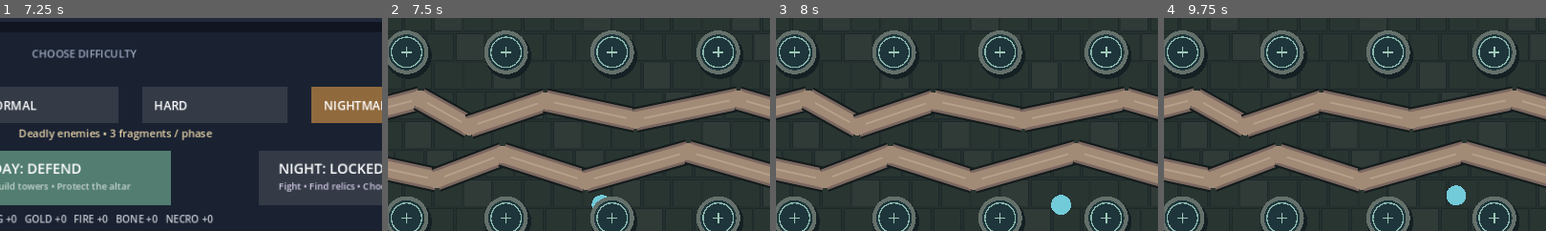
Above: before the commit, frames 1-4 (left to right).
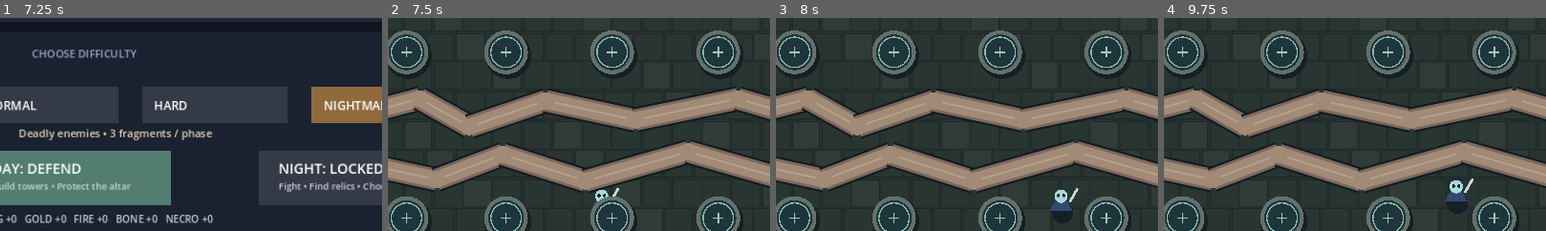
Above: after the commit, the same moments.

Repository: DoctorStrangeSH/Last-Ritual
Game: Godot game, scene res://scenes/run_loop.tscn
Same seed, same stepped clock (60 frames per second), same inputs: the game is played once before the commit and once after it.
Inputs (mouse positions are % of the whole screen's width and height, from its top left):
- Up to frame 1 (7.25 s): tap Enter at 0.5, 2, 3.5 s; move the mouse to (72, 45) at 0.52 s; hold Right (ui_right) 0.53-1.28 s; tap H every 1.5 s from 0.6 to 6.6 s; click (72, 45) at 0.67 s; tap Space at 0.77, 1.25, 1.52, 2.75, 3.02, 3.77, 4.25, 4.52, 6.02, 6.77 s; move the mouse to (30, 55) at 1.27 s; hold Down (ui_down) 1.28-2.03 s; tap R every 1.5 s from 1.35 to 5.85 s; move the mouse to (60, 28) at 2.02 s; hold Right (ui_right) 2.03-2.78 s; move the mouse to (45, 71) at 2.77 s; hold Up (ui_up) 2.78-3.53 s; click (45, 71) at 2.92 s; move the mouse to (80, 66) at 3.52 s; hold Left (ui_left) 3.53-5.03 s; move the mouse to (20, 35) at 4.27 s; move the mouse to (55, 50) at 5.02 s; hold Down (ui_down) 5.03-5.78 s; click (55, 50) at 5.17 s; move the mouse to (35, 25) at 5.77 s; hold Right (ui_right) 5.78-6.53 s; move the mouse to (72, 45) at 6.52 s; hold Up (ui_up) from 6.53 s (still down)
- Up to frame 2 (7.5 s): move the mouse to (30, 55) at 7.27 s; release Up (ui_up) at 7.28 s; hold Right (ui_right) from 7.28 s (still down); tap R at 7.35 s; click (30, 55) at 7.42 s
- Up to frame 3 (8 s): keep holding Right (ui_right); tap Space at 7.52 s
- Up to frame 4 (9.75 s): move the mouse to (60, 28) at 8.02 s; release Right (ui_right) at 8.03 s; hold Down (ui_down) 8.03-8.78 s; tap H at 8.1, 9.6 s; move the mouse to (45, 71) at 8.77 s; hold Left (ui_left) 8.78-9.53 s; tap R at 8.85 s; tap Space at 9.02 s; move the mouse to (80, 66) at 9.52 s; hold Up (ui_up) from 9.53 s (still down); click (80, 66) at 9.67 s
The pictures show only the part of the screen within x 22-72%, y 22-72%; the shares and areas given below are measured in that part.

Frame 1 is identical in both runs. In frame 2, 0.2% of the frame differs, in the area x 53-61%, y 79-91%; in frame 3, 0.5%; in frame 4, 0.5%, in the area x 73-81%, y 75-88%.

Commit message:
art(td): replace simple circles with distinct hero and tower silhouettes

Diff:
--- a/scripts/topdown_td_prototype.gd
+++ b/scripts/topdown_td_prototype.gd
@@ -483,6 +483,35 @@
     for point in path:
         draw_circle(point, 13.0, Color("#a18a76"))
 
+# Distinct readable silhouettes; no gameplay logic or external asset dependency.
+func draw_tower_figure(pos: Vector2, kind: String, level: int) -> void:
+    draw_rect(Rect2(pos + Vector2(-16, -21), Vector2(32, 35)), Color("#18242b"))
+    draw_rect(Rect2(pos + Vector2(-13, -24), Vector2(26, 30)), Color("#667482"))
+    draw_rect(Rect2(pos + Vector2(-10, 1), Vector2(20, 13)), Color("#303942"))
+    match kind:
+        "bone":
+            draw_line(pos + Vector2(-12, -16), pos + Vector2(12, -16), Color("#e8dfc1"), 5.0)
+            draw_line(pos + Vector2(-8, -23), pos + Vector2(-8, -7), Color("#e8dfc1"), 4.0)
+            draw_line(pos + Vector2(8, -23), pos + Vector2(8, -7), Color("#e8dfc1"), 4.0)
+            draw_circle(pos + Vector2(0, -15), 5.0, Color("#a8eee0"))
+        "fire":
+            draw_colored_polygon(PackedVector2Array([pos + Vector2(-9, -12), pos + Vector2(-3, -34), pos + Vector2(2, -24), pos + Vector2(9, -39), pos + Vector2(11, -11)]), Color("#ee844c"))
+            draw_circle(pos + Vector2(1, -15), 7.0, Color("#ffe5a1"))
+        "necro":
+            draw_line(pos + Vector2(0, -9), pos + Vector2(0, -40), Color("#c9c5dd"), 4.0)
+            draw_circle(pos + Vector2(0, -42), 9.0, Color("#6ad7bc"))
+            draw_circle(pos + Vector2(0, -42), 4.0, Color("#d8fff2"))
+    if level > 1:
+        draw_arc(pos, 32.0, -PI / 2.0, -PI / 2.0 + TAU * float(level - 1) / 3.0, 28, Color("#f5dc8c"), 3.0)
+
+func draw_defender_figure(pos: Vector2) -> void:
+    draw_circle(pos + Vector2(2, 12), 16.0, Color("#142029"))
+    draw_colored_polygon(PackedVector2Array([pos + Vector2(0, -24), pos + Vector2(-17, 9), pos + Vector2(17, 9)]), Color("#34496d"))
+    draw_circle(pos + Vector2(0, -13), 10.0, Color("#a8d9dc"))
+    draw_circle(pos + Vector2(-4, -14), 2.5, Color("#142229"))
+    draw_circle(pos + Vector2(4, -14), 2.5, Color("#142229"))
+    draw_line(pos + Vector2(13, -4), pos + Vector2(25, -25), Color("#c6d7df"), 4.0)
+
 func _draw() -> void:
     draw_fortress_ground()
     if defense_state != "playing":
@@ -517,7 +546,7 @@
         draw_circle(spirit["pos"], 5.0, Color("#d8fff0"))
     for trail in shot_trails:
         draw_line(trail["from"], trail["to"], Color("#ffda8e"), 4.0)
-    draw_circle(hero_pos, 15.0, Color("#72cbd9"))
+    draw_defender_figure(hero_pos)
     for i in range(slots.size()):
         var pos: Vector2 = slots[i]["pos"]
         var occupied: bool = slots[i]["tower"] != ""
@@ -525,6 +554,8 @@
         draw_circle(pos, 33.0, Color("#64706a") if not occupied else Color("#b48153"))
         draw_circle(pos, 27.0, Color("#1e353b") if not occupied else Color("#e0bb76"))
         draw_arc(pos, 23.0, -PI / 2.0, PI * 1.5, 24, Color("#89b6ab") if not occupied else Color("#724b45"), 2.0)
+        if occupied:
+            draw_tower_figure(pos, str(slots[i]["tower"]), int(slots[i]["level"]))
         if not occupied:
             draw_line(pos + Vector2(-8, 0), pos + Vector2(8, 0), Color("#9fc9b9"), 2.0)
             draw_line(pos + Vector2(0, -8), pos + Vector2(0, 8), Color("#9fc9b9"), 2.0)
